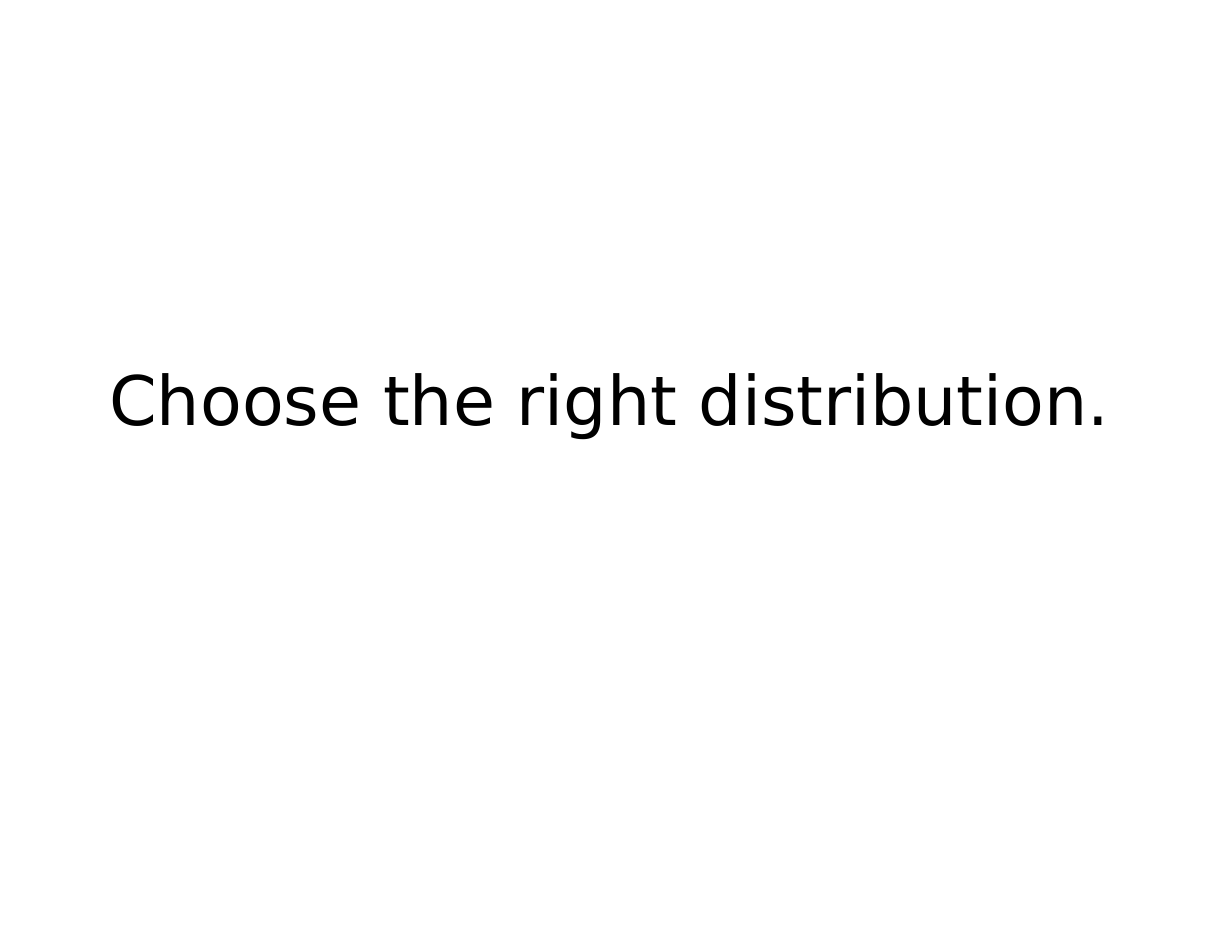
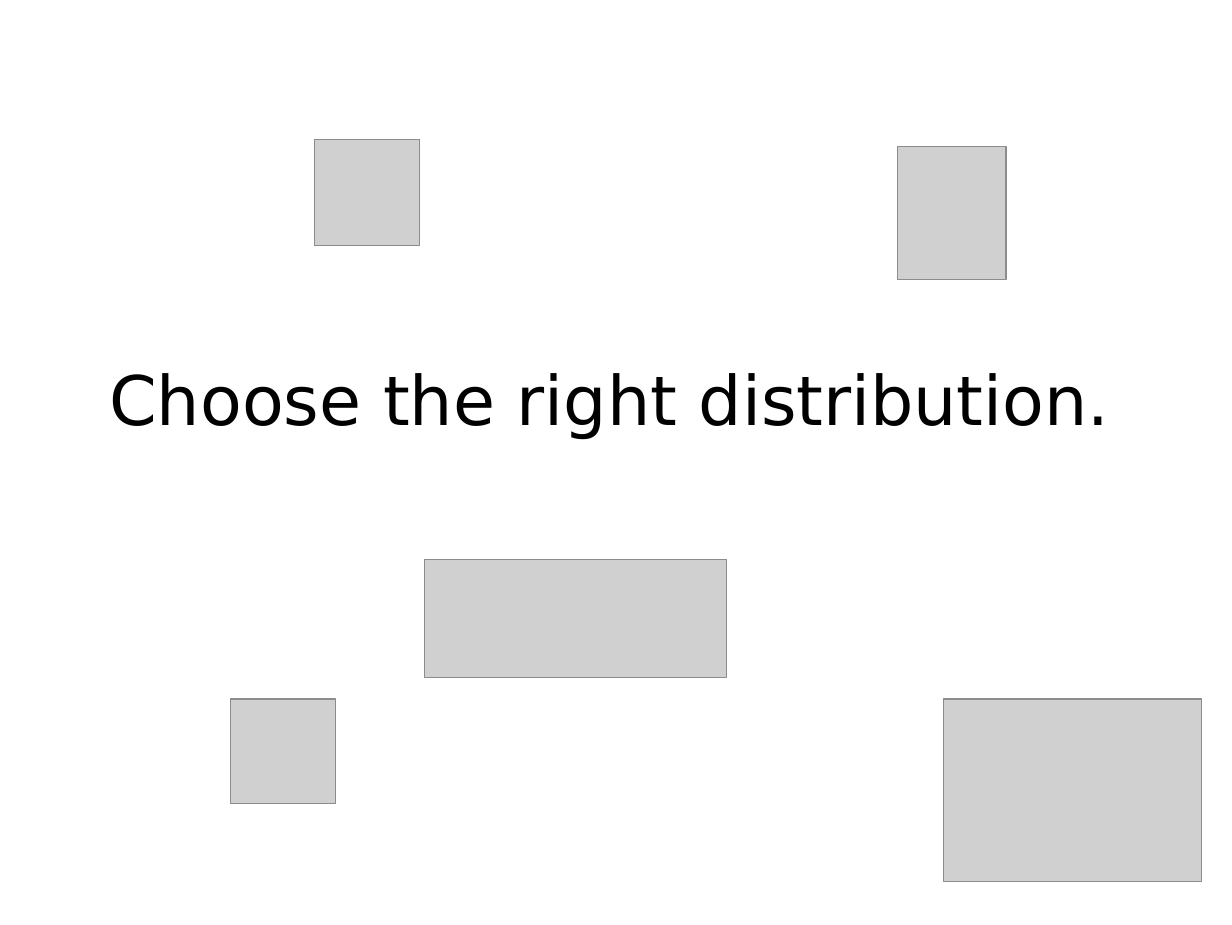
Before and after one commit to mkohler/embedded_python_presentation, a slide deck: slide 6 of embedded_python.odp. Drawn at 1232x925 pixels with LibreOffice and Linux fonts; fonts in the diff are those of the drawing; grey boxes stand for pictures. Boxes give left, top, right and bottom in pixels: in the first picture for what was removed or moved away, otherwise in the second. Text is boxed around its words. In the diff, an @@ line names an element or a change of style, - is before the commit and + after.

```diff
--- a/embedded_python.odp
+++ b/embedded_python.odp
@@ picture added at (x1=314, y1=140, x2=419, y2=246) @@
@@ picture added at (x1=898, y1=146, x2=1006, y2=279) @@
@@ picture added at (x1=425, y1=559, x2=727, y2=677) @@
@@ picture added at (x1=230, y1=699, x2=335, y2=804) @@
@@ picture added at (x1=944, y1=699, x2=1202, y2=881) @@
```
Also in this commit, not shown: 6 other slides changed, 1 slide added, 1 slide removed, 16 other files.
